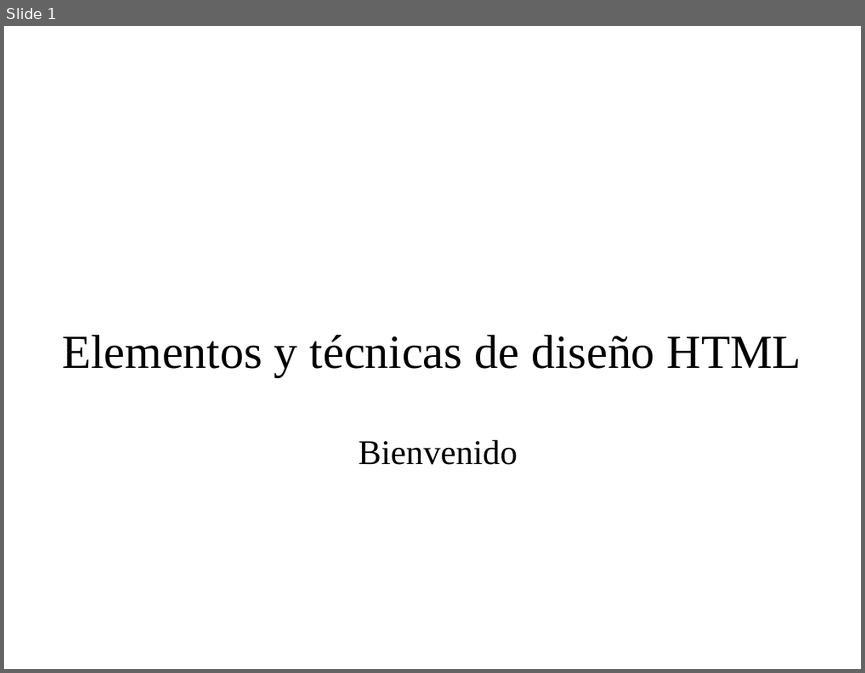
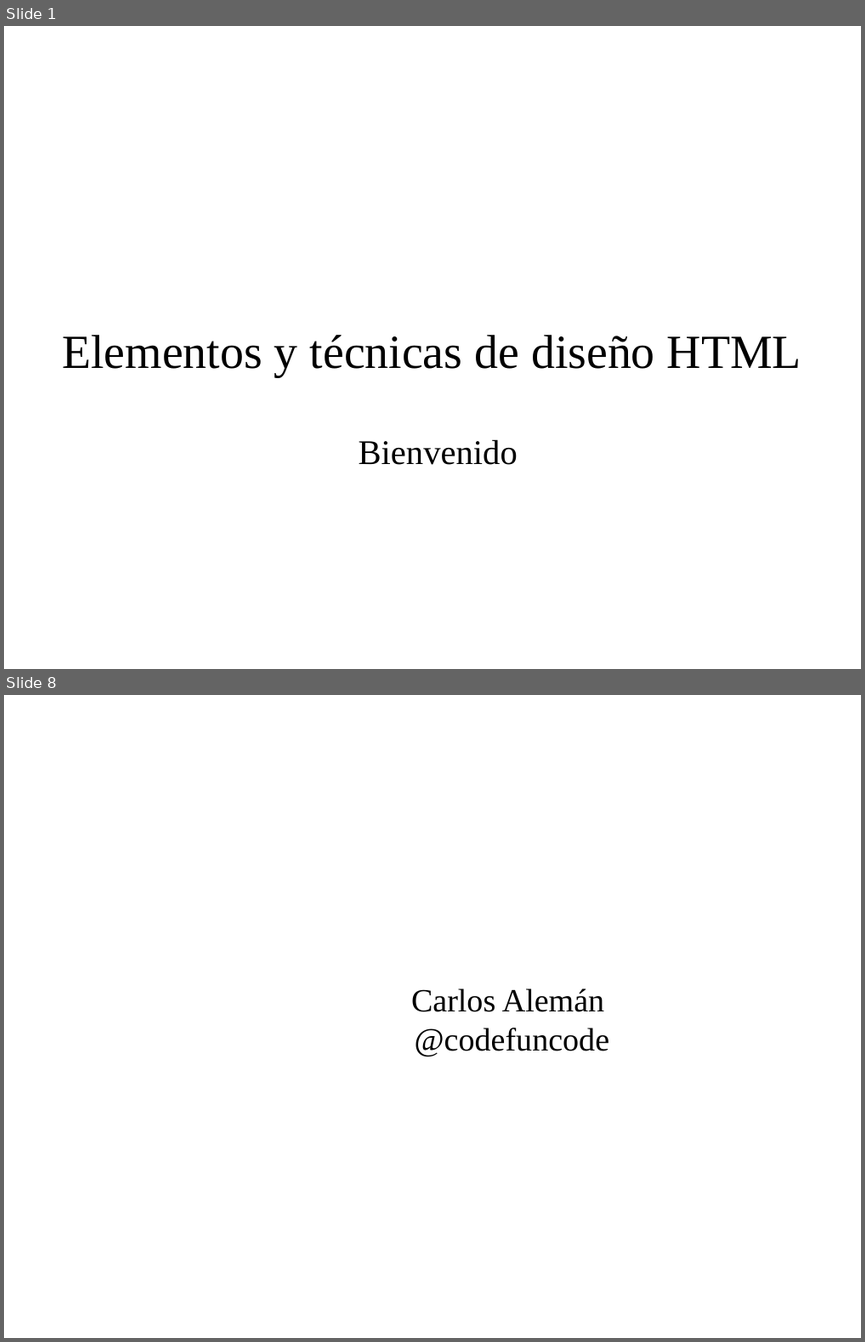
Before and after one commit to codefuncode/Curso-de-HTML-2020, a slide deck: 01-Tutorial-HTML/025-Elementos-y-tecnicas-de-diseno-HTML/025-Elementos-y-tecnicas-de-diseno-HTML.odp. Shown one above the other, each under a label of ours: slide 1 before the commit, slides 1 and 8 after it; the slides between them are not shown. The pictures are 865x673 and 865x1342 pixels, drawn with LibreOffice and Linux fonts; fonts in the diff are those of the drawing; background and template pictures are left out. Boxes give left, top, right and bottom in pixels: in the first picture for what was removed or moved away, otherwise in the second. Text is boxed around its words. In the diff, an @@ line names an element or a change of style, - is before the commit and + after.

```diff
--- a/01-Tutorial-HTML/025-Elementos-y-tecnicas-de-diseno-HTML/025-Elementos-y-tecnicas-de-diseno-HTML.odp
+++ b/01-Tutorial-HTML/025-Elementos-y-tecnicas-de-diseno-HTML/025-Elementos-y-tecnicas-de-diseno-HTML.odp
@@ slide 8 added at box(4, 695, 861, 1338), background picture (left out) @@
@@ title added at box(411, 988, 609, 1056), 30 pt, text #000000 @@
+Carlos Alemán
+@codefuncode
```
Also in this commit, not shown: 6 other slides added, 4 slides removed, 18 other files.
